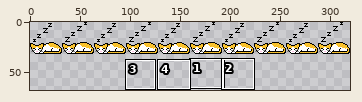
One commit to this sprite sheet: kitty-kat.png. Above: a wide view before the commit, with the close-up outlined.
Close-up. Before:
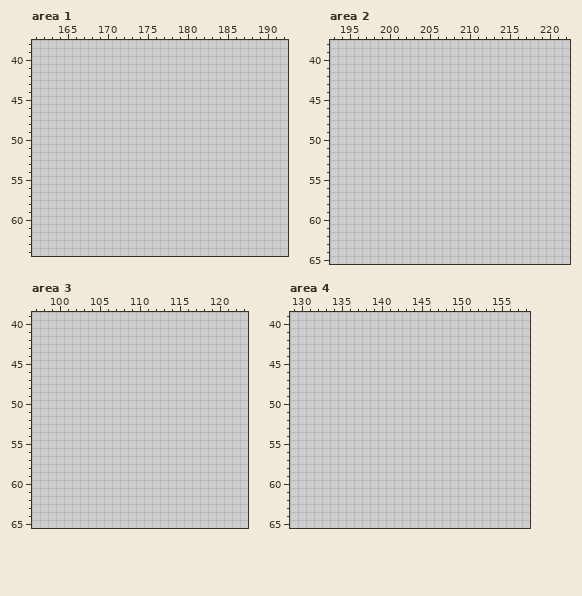
The file is 320x320 pixels. Shown: area 1: x 161..192, y 38..64; area 2: x 193..222, y 38..65; area 3: x 97..123, y 39..65; area 4: x 129..158, y 39..65. The wide view leaves out empty margins. The commit also changed other parts of the picture, which this record leaves out.
Palette (. is transparent): 
And afterwards:
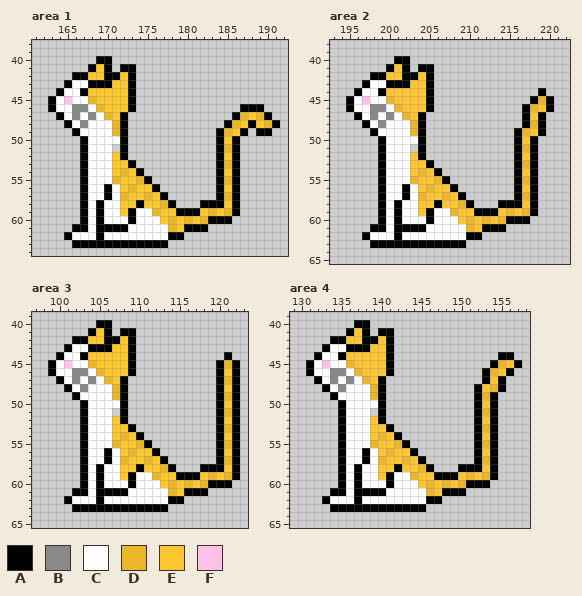
Colours new in this view: A #000000  B #898989  C #ffffff  D #eab62a  E #ffc72f  F #ffc1e7
Diff:
Changed rows in their new state; - is an unchanged pixel.
Area 1:
first column x 163:
40 ------AA---------------------
41 -----AEA-AA------------------
42 ---AAEEAAEA------------------
43 --ACCAAAEEA------------------
44 -ACCAEEEEEA------------------
45 ACFCCDEEEEA------------------
46 ACCBBCDEEEA-------------AAA--
47 -ACBCBCDEA-------------ADEDA-
48 --ACBCCCDA------------ADEAEDA
49 ---ACCCCDA-----------ADEA-AA-
50 ----ACCCCA-----------AEA-----
51 ----ACCC-A-----------ADA-----
52 ----ACCCEA-----------AEA-----
53 ----ACCCEEA----------ADA-----
54 ----ACCCEDEA---------AEA-----
55 ----ACCCDEEDA--------ADA-----
56 ----ACCACEDEEA-------AEA-----
57 ----ACCACDEEDEA------ADA-----
58 ----ACACCEEAEEDA---AAAEA-----
59 ----ACACCEACCDEEAAAEDEDA-----
60 ----ACACCCACCCEDEDEDAAA------
61 ---AACAAAACCCCCDEAAA---------
62 --ACCCACCCCCCCCAA------------
63 ---AAAAAAAAAAAA--------------
Area 2:
first column x 195:
40 ------AA------------------
41 -----AEA-AA---------------
42 ---AAEEAAEA---------------
43 --ACCAAAEEA---------------
44 -ACCAEEEEEA-------------A-
45 ACFCCDEEEEA------------ADA
46 ACCBBCDEEEA-----------ADEA
47 -ACBCBCDEA------------AEA-
48 --ACBCCCDA------------ADA-
49 ---ACCCCDA-----------ADEA-
50 ----ACCCCA-----------AEA--
51 ----ACCC-A-----------ADA--
52 ----ACCCEA-----------AEA--
53 ----ACCCEEA----------ADA--
54 ----ACCCEDEA---------AEA--
55 ----ACCCDEEDA--------ADA--
56 ----ACCACEDEEA-------AEA--
57 ----ACCACDEEDEA------ADA--
58 ----ACACCEEAEEDA---AAAEA--
59 ----ACACCEACCDEEAAAEDEDA--
60 ----ACACCCACCCEDEDEDAAA---
61 ---AACAAAACCCCCDEAAA------
62 --ACCCACCCCCCCCAA---------
63 ---AAAAAAAAAAAA-----------
Area 3:
first column x 99:
40 ------AA----------------
41 -----AEA-AA-------------
42 ---AAEEAAEA-------------
43 --ACCAAAEEA-------------
44 -ACCAEEEEEA-----------A-
45 ACFCCDEEEEA----------ADA
46 ACCBBCDEEEA----------AEA
47 -ACBCBCDEA-----------ADA
48 --ACBCCCDA-----------AEA
49 ---ACCCCDA-----------ADA
50 ----ACCCCA-----------AEA
51 ----ACCC-A-----------ADA
52 ----ACCCEA-----------AEA
53 ----ACCCEEA----------ADA
54 ----ACCCEDEA---------AEA
55 ----ACCCDEEDA--------ADA
56 ----ACCACEDEEA-------AEA
57 ----ACCACDEEDEA------ADA
58 ----ACACCEEAEEDA---AAAEA
59 ----ACACCEACCDEEAAAEDEDA
60 ----ACACCCACCCEDEDEDAAA-
61 ---AACAAAACCCCCDEAAA----
62 --ACCCACCCCCCCCAA-------
63 ---AAAAAAAAAAAA---------
Area 4:
first column x 131:
40 ------AA-------------------
41 -----AEA-AA----------------
42 ---AAEEAAEA----------------
43 --ACCAAAEEA----------------
44 -ACCAEEEEEA-------------AA-
45 ACFCCDEEEEA------------ADEA
46 ACCBBCDEEEA-----------ADEA-
47 -ACBCBCDEA------------AEA--
48 --ACBCCCDA-----------AEDA--
49 ---ACCCCDA-----------ADA---
50 ----ACCCCA-----------AEA---
51 ----ACCC-A-----------ADA---
52 ----ACCCEA-----------AEA---
53 ----ACCCEEA----------ADA---
54 ----ACCCEDEA---------AEA---
55 ----ACCCDEEDA--------ADA---
56 ----ACCACEDEEA-------AEA---
57 ----ACCACDEEDEA------ADA---
58 ----ACACCEEAEEDA---AAAEA---
59 ----ACACCEACCDEEAAAEDEDA---
60 ----ACACCCACCCEDEDEDAAA----
61 ---AACAAAACCCCCDEAAA-------
62 --ACCCACCCCCCCCAA----------
63 ---AAAAAAAAAAAA------------
Boxes around the changes in both close-ups, in picture pixels (x1, y1, x2, y2):
added: (48, 56, 280, 248)
added: (346, 56, 554, 248)
added: (48, 320, 240, 512)
added: (306, 320, 522, 512)
